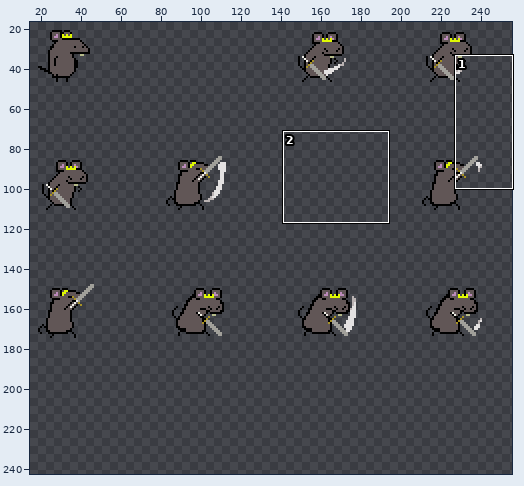
Edited in one commit: sprite sheet (Assets/Sprites/Player/Attacks/light_attack.png). The picture above shows the old version from afar; the outline marks the close-up.
Close-up. Before the edit:
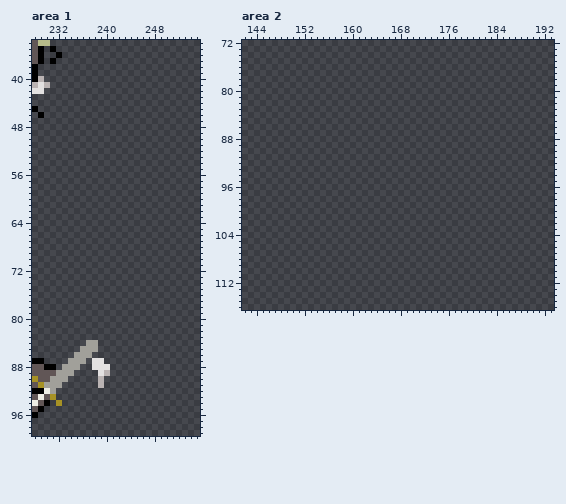
The file is 96x128 pixels. Shown: area 1: x 228..255, y 34..99; area 2: x 142..193, y 72..116. The old version is drawn lined up with the new one. The wide view leaves out empty margins. The commit also changed other parts of the picture, which this record leaves out.
The same view after the edit:
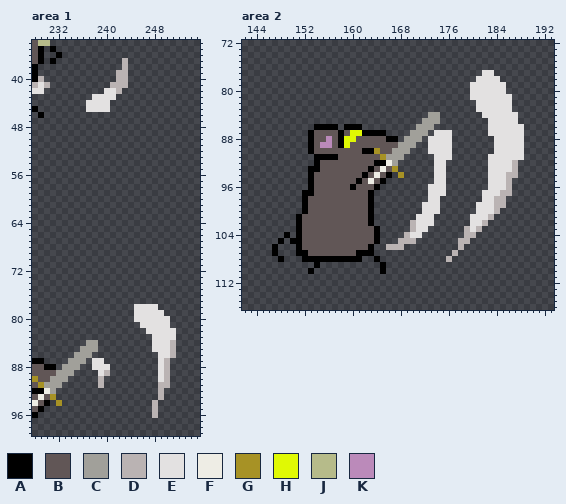
Palette (. is transparent): A #000000  B #615656  C #a1a09a  D #bab3b3  E #e3e1e1  F #eeede5  G #a79225  H #e0f904  J #b6bb8a  K #bb8aba
Changes in this commit:
canvas 96x128 -> 256x256; drawings rearranged on the sheet (the old picture shows each at its new place)
Changed rows in their new state; - is an unchanged pixel.
Area 1:
first column x 237:
 37 ------D
 38 ------D
 39 -----DD
 40 -----DD
 41 ----DDD
 42 ---EED-
 43 -EEEE--
 44 EEEE---
 45 EEEE---
first column x 245:
 78 EEEE---
 79 EEEEE--
 80 EEEEEE-
 81 -EEEEE-
 82 --EEEEE
 83 ---EEEE
 84 ---EEED
 85 ---EEED
 86 ----EED
 87 ----ED-
 88 ----ED-
 89 ----ED-
 90 ----ED-
 91 ----DD-
 92 ----D--
 93 ----D--
 94 ---D---
 95 ---D---
 96 ---D---
Area 2:
first column x 147:
 77 -----------------------------------EE-----
 78 ----------------------------------EEEE----
 79 ---------------------------------EEEEEE---
 80 ---------------------------------EEEEEE---
 81 ---------------------------------EEEEEEE--
 82 ----------------------------------EEEEEE--
 83 ----------------------------------EEEEEE--
 84 --------------------------CC-------EEEEEE-
 85 -------------------------CCC--------EEEEE-
 86 -------AAAA-AAA---------CCC---------EEEEEE
 87 ------ABBBBABHHAAAA----CCC-EEE------EEEEEE
 88 ------ABBKBAHHBBBBBAA-CCC-EEEE-------EEEEE
 89 ------ABKKBAHBBBBBBBBCCC--EEEE-------EEEEE
 90 ------ABBBBBBBBAAGBBCCC---EEEE-------EEEEE
 91 -------AAAABBBBBBBGCCC-----EEE------EEEEEE
 92 -------ABBBBBBBBBAAFC------EE-------EEEED-
 93 ------AABBBBBBBBABFBG------EE-------EEEED-
 94 ------ABBBBBBBBABFBA-G-----EE-------EEEDD-
 95 ------ABBBBBBBABFBA--------EE-------EEED--
 96 ------ABBBBBBABBBA--------EEE-------EEED--
 97 -----AABBBBBBBBBA---------EEE------EEEDD--
 98 -----ABBBBBBBBBBA---------EE-------EEDD---
 99 -----ABBBBBBBBBBA--------EEE------EEEDD---
100 -----ABBBBBBBBBBA--------EEE------EEED----
101 ----ABBBBBBBBBBBA-------EEE------EEED-----
102 ----ABBBBBBBBBBBA------DEEE------EED------
103 ----ABBBBBBBBBBBBA-----DEE------DED-------
104 --A-ABBBBBBBBBBBBA----DEE-------DD--------
105 -A-AABBBBBBBBBBBBA---DDD-------DD---------
106 A---ABBBBBBBBBBBA--DDD---------D----------
107 A---AABBBBBBBBAAA-------------D-----------
108 -A---AAAAAAAAAA--A-----------D------------
109 -------A----------A-----------------------
110 ------A-----------A-----------------------
Boxes around the changes in both close-ups, in picture pixels (x1, y1, x2, y2):
added: (86, 58, 128, 112)
added: (134, 304, 176, 418)
added: (272, 70, 524, 274)
